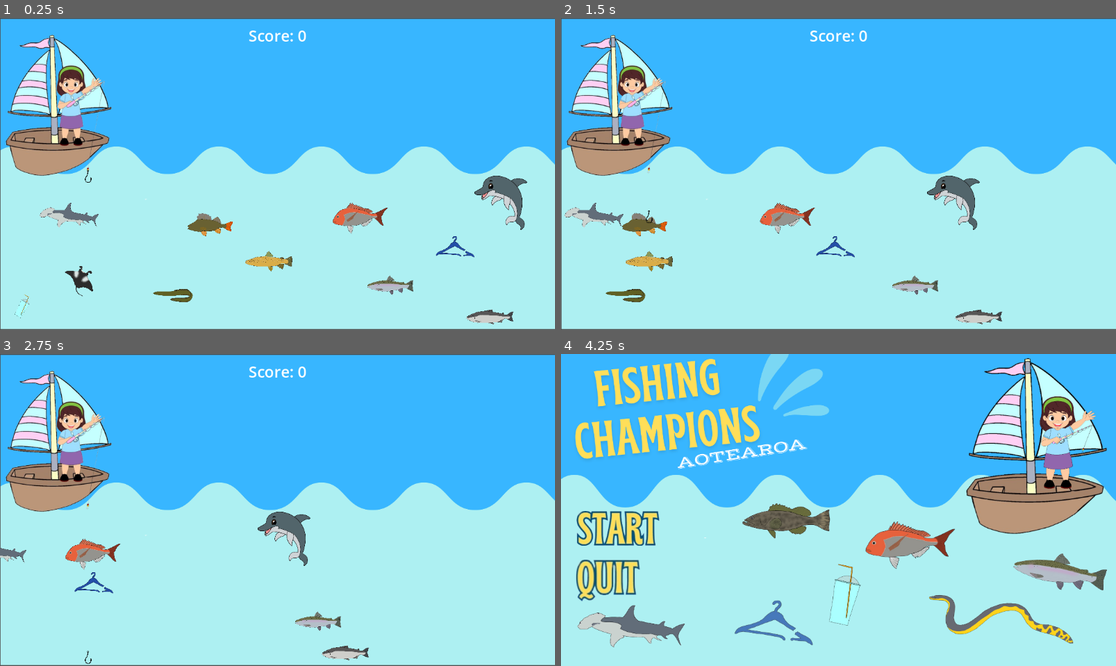
Above: before the commit, frames 1-4 (two rows, left to right).
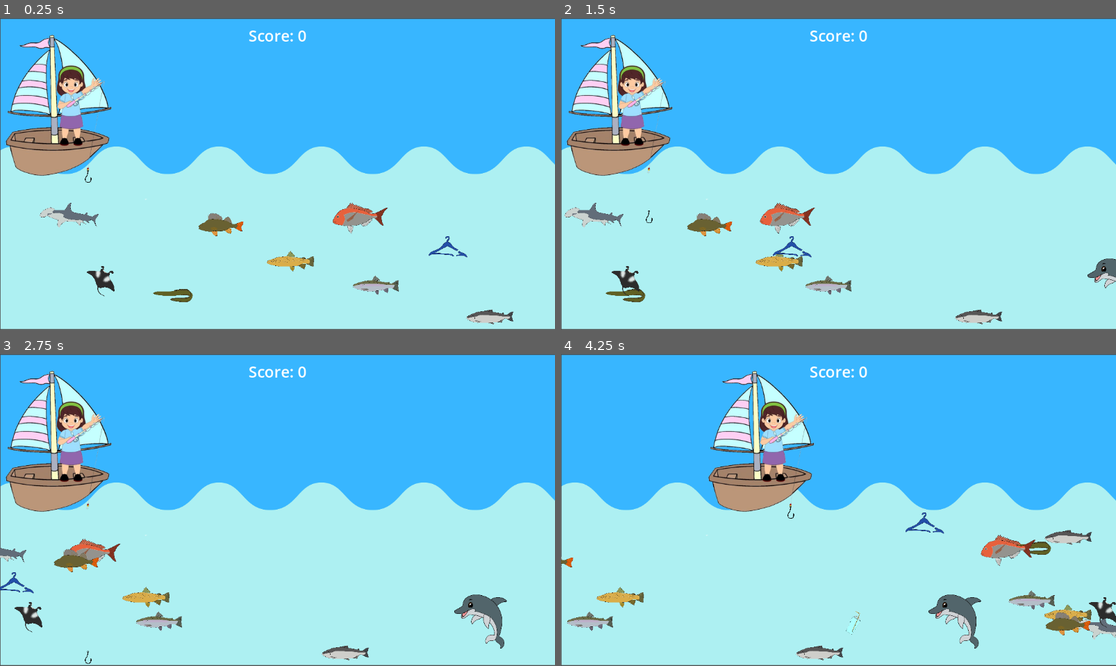
Above: after the commit, the same moments.

Repository: miss-manu/final-game
Game: Godot game, scene res://scenes/game.tscn
Same seed, same stepped clock (60 frames per second), same inputs: the game is played once before the commit and once after it.
Inputs:
- Up to frame 1 (0.25 s): no input
- Up to frame 2 (1.5 s): hold A (hook_right) 0.53-1.28 s; hold S (hook_down) from 1.28 s (still down)
- Up to frame 3 (2.75 s): release S (hook_down) at 2.03 s; hold A (hook_right) from 2.03 s (still down)
- Up to frame 4 (4.25 s): release A (hook_right) at 2.78 s; hold W (hook_up) 2.78-3.53 s; hold D (hook_left) from 3.53 s (still down)

The runs differ from the first frame. In frame 1, 2.4% of the frame differs, in the area x 2-95%, y 50-97%; in frame 2, 3.1%; in frame 3, 3.0%; in frame 4, 31%, in the area x 0-100%, y 0-100%.

Commit message:
adding list and changing music

Diff:
--- a/Mian Menu.gd
+++ b/Mian Menu.gd
@@ -14,6 +14,8 @@
 func _on_start_pressed():
 	get_tree().change_scene_to_file("res://scenes/game.tscn")
 
-
 func _on_end_pressed():
 	get_tree().quit()
+#fishlist
+func _on_texture_button_pressed():
+	get_tree().change_scene_to_file("res://scenes/list.tscn")
--- /dev/null
+++ b/scenes/end_page.tscn
@@ -0,0 +1,48 @@
+[gd_scene load_steps=7 format=3 uid="uid://b785rqd277klf"]
+
+[ext_resource type="Texture2D" uid="uid://ce1ulh66pbxhd" path="res://scripts/end game screen.jpg" id="1_ir2dc"]
+[ext_resource type="Script" path="res://scripts/end_page.gd" id="1_vdajk"]
+[ext_resource type="Texture2D" uid="uid://dwbc1rdcrn581" path="res://fishes + garbage (moving)/fishesss/Screenshot_2024-08-30_232906-removebg-preview.png" id="3_7qhyr"]
+[ext_resource type="Texture2D" uid="uid://bihegs3owytop" path="res://fishes + garbage (moving)/fishesss/Screenshot_2024-08-30_233020-removebg-preview.png" id="3_q36l7"]
+[ext_resource type="Texture2D" uid="uid://dxby58l8psyx8" path="res://fishes + garbage (moving)/fishesss/Screenshot_2024-08-30_233012-removebg-preview.png" id="4_e661e"]
+[ext_resource type="Texture2D" uid="uid://m0ic6edr0wqi" path="res://fishes + garbage (moving)/fishesss/Screenshot_2024-08-30_232915-removebg-preview.png" id="4_rxjn7"]
+
+[node name="End page" type="Node2D"]
+script = ExtResource("1_vdajk")
+
+[node name="TextureRect" type="TextureRect" parent="."]
+offset_left = -46.0
+offset_top = -126.0
+offset_right = 1143.0
+offset_bottom = 701.0
+texture = ExtResource("1_ir2dc")
+expand_mode = 2
+
+[node name="Buttonmanage" type="Control" parent="."]
+layout_mode = 3
+anchors_preset = 0
+offset_right = 40.0
+offset_bottom = 40.0
+
+[node name="restart" type="TextureButton" parent="Buttonmanage"]
+layout_mode = 0
+offset_left = 72.0
+offset_top = 255.0
+offset_right = 280.0
+offset_bottom = 354.0
+texture_normal = ExtResource("3_7qhyr")
+texture_pressed = ExtResource("4_e661e")
+texture_hover = ExtResource("4_e661e")
+
+[node name="quitgame" type="TextureButton" parent="Buttonmanage"]
+layout_mode = 0
+offset_left = 789.0
+offset_top = 255.0
+offset_right = 1080.0
+offset_bottom = 353.0
+texture_normal = ExtResource("4_rxjn7")
+texture_pressed = ExtResource("3_q36l7")
+texture_hover = ExtResource("3_q36l7")
+
+[connection signal="pressed" from="Buttonmanage/restart" to="." method="_on_restart_pressed"]
+[connection signal="pressed" from="Buttonmanage/quitgame" to="." method="_on_quitgame_pressed"]
--- a/scenes/game.tscn
+++ b/scenes/game.tscn
@@ -35,7 +35,7 @@
 autostart = true
 
 [node name="Timer" type="Timer" parent="."]
-wait_time = 5.0
+wait_time = 3.0
 autostart = true
 
 [node name="player" parent="." instance=ExtResource("3_i00pw")]
@@ -58,7 +58,6 @@
 
 [node name="shark" parent="." instance=ExtResource("8_kcn38")]
 position = Vector2(157, 407)
-speed = 1
 
 [node name="manta" parent="." instance=ExtResource("9_i8sgq")]
 position = Vector2(225, 545)
@@ -73,7 +72,7 @@
 position = Vector2(826, 560)
 
 [node name="dolphin" parent="." instance=ExtResource("14_b3eot")]
-position = Vector2(1087, 389)
+position = Vector2(1330, 561)
 
 [node name="hook" parent="." instance=ExtResource("12_ddfbj")]
 position = Vector2(183, 329)
--- /dev/null
+++ b/scenes/list.tscn
@@ -0,0 +1,25 @@
+[gd_scene load_steps=4 format=3 uid="uid://blur1vj76078s"]
+
+[ext_resource type="Script" path="res://scripts/list.gd" id="1_16hui"]
+[ext_resource type="Texture2D" uid="uid://bumg0aoob2vmb" path="res://prefabs/escape123456789 (2).png" id="2_rqn5d"]
+[ext_resource type="Texture2D" uid="uid://bja43xi2yjge0" path="res://fishes + garbage (moving)/fishesss/Screenshot_2024-08-31_005651-removebg-preview (1).png" id="3_w1kek"]
+
+[node name="List" type="Node2D"]
+script = ExtResource("1_16hui")
+
+[node name="TextureRect" type="TextureRect" parent="."]
+offset_left = -7.0
+offset_right = 1163.0
+offset_bottom = 656.0
+texture = ExtResource("2_rqn5d")
+expand_mode = 2
+
+[node name="TextureButton" type="TextureButton" parent="."]
+offset_left = -1.0
+offset_top = 595.0
+offset_right = 187.0
+offset_bottom = 719.0
+scale = Vector2(0.381769, 0.439068)
+texture_normal = ExtResource("3_w1kek")
+
+[connection signal="pressed" from="TextureButton" to="." method="_on_texture_button_pressed"]
--- a/scripts/area_2d.gd
+++ b/scripts/area_2d.gd
@@ -1,6 +1,6 @@
 extends Area2D
 
-@export var speed = 5
+@export var speed = 6
 
 # Called when the node enters the scene tree for the first time.
 func _ready():
--- a/scripts/brown_trout.gd
+++ b/scripts/brown_trout.gd
@@ -1,6 +1,6 @@
 extends Area2D
 
-@export var speed = 5
+@export var speed = 2
 signal brown_killed
 # Called when the node enters the scene tree for the first time.
 func _ready():
--- a/scripts/cup.gd
+++ b/scripts/cup.gd
@@ -1,6 +1,6 @@
 extends Area2D
 
-@export var speed = 3
+@export var speed = 8
 
 # Called when the node enters the scene tree for the first time.
 func _ready():
--- a/scripts/dolphin.gd
+++ b/scripts/dolphin.gd
@@ -2,7 +2,7 @@
 
 class_name dolphin
 
-@export var speed = 3
+@export var speed = 2
 
 # Called when the node enters the scene tree for the first time.
 func _ready():
--- /dev/null
+++ b/scripts/end_page.gd
@@ -0,0 +1,18 @@
+extends Node2D
+
+
+# Called when the node enters the scene tree for the first time.
+func _ready():
+	pass # Replace with function body.
+
+
+# Called every frame. 'delta' is the elapsed time since the previous frame.
+func _process(delta):
+	pass
+
+func _on_quitgame_pressed():
+	get_tree().quit()
+
+
+func _on_restart_pressed():
+	get_tree().change_scene_to_file("res://scenes/game.tscn")
--- a/scripts/game.gd
+++ b/scripts/game.gd
@@ -103,3 +103,6 @@
 func _on_badfish_killed():
 	score += -2
 	_update_ui()
+
+func _on_texture_button_pressed():
+	get_tree().change_scene_to_file("res://scenes/list.tscn")
--- a/scripts/hook.gd
+++ b/scripts/hook.gd
@@ -21,7 +21,6 @@
 
 
 
-
 func _on_area_entered(area):
 	if area is dolphin:
-		get_tree().change_scene_to_file("res://scripts/mian_menu.tscn")
+		get_tree().change_scene_to_file("res://scenes/end_page.tscn")
--- /dev/null
+++ b/scripts/list.gd
@@ -0,0 +1,16 @@
+extends Node2D
+
+
+# Called when the node enters the scene tree for the first time.
+func _ready():
+	pass # Replace with function body.
+
+
+# Called every frame. 'delta' is the elapsed time since the previous frame.
+func _process(delta):
+	pass
+
+
+
+func _on_texture_button_pressed():
+	get_tree().change_scene_to_file("res://scripts/mian_menu.tscn")
--- a/scripts/manta.gd
+++ b/scripts/manta.gd
@@ -1,6 +1,6 @@
 extends Area2D
 
-@export var speed = 4
+@export var speed = 1
 signal manta_killed
 
 # Called when the node enters the scene tree for the first time.
--- a/scripts/mian_menu.tscn
+++ b/scripts/mian_menu.tscn
@@ -6,14 +6,18 @@
 [ext_resource type="Texture2D" uid="uid://4od5pdrlwjt0" path="res://prefabs/try this final.png" id="4_uq60h"]
 [ext_resource type="Texture2D" uid="uid://bg0f4obym7q68" path="res://prefabs/try this 80.png" id="5_ypfva"]
 [ext_resource type="Texture2D" uid="uid://cvgxxthwk55qy" path="res://prefabs/final .png" id="6_trfqi"]
-[ext_resource type="AudioStream" uid="uid://ejpgoqsu6mp3" path="res://prefabs/Ke ha - TiK ToK (Official HD Video) (2).wav" id="7_21t1e"]
+[ext_resource type="AudioStream" uid="uid://cahgcm4qwhlwt" path="res://prefabs/VINTAGE SURF Music  [music no copyright] Surf Music Instrumental  Surf Compilation-[AudioTrimmer.com]-[AudioTrimmer.com].wav" id="7_eqyoi"]
+[ext_resource type="Texture2D" uid="uid://bxcg3ntfkam0b" path="res://fishes + garbage (moving)/fishesss/Screenshot_2024-08-31_011413-removebg-preview.png" id="8_x4xkn"]
+[ext_resource type="Texture2D" uid="uid://r1vnuc5j1c3j" path="res://fishes + garbage (moving)/fishesss/Screenshot_2024-08-31_012515-removebg-preview (1).png" id="9_g15a5"]
 
 [node name="Mian Menu" type="Node2D"]
 script = ExtResource("1_8ykxk")
 
 [node name="TextureRect" type="TextureRect" parent="."]
-offset_right = 1154.0
-offset_bottom = 766.0
+offset_left = -6.0
+offset_top = -6.0
+offset_right = 1182.0
+offset_bottom = 800.0
 texture = ExtResource("2_iea7c")
 expand_mode = 2
 
@@ -44,8 +48,24 @@
 texture_hover = ExtResource("6_trfqi")
 
 [node name="AudioStreamPlayer2D" type="AudioStreamPlayer2D" parent="."]
-stream = ExtResource("7_21t1e")
+stream = ExtResource("7_eqyoi")
 autoplay = true
+
+[node name="TextureButton" type="TextureButton" parent="."]
+offset_left = 644.0
+offset_top = 12.0
+offset_right = 708.0
+offset_bottom = 45.0
+scale = Vector2(3.04664, 2.46645)
+
+[node name="Screenshot2024-08-31011413-removebg-preview" type="Sprite2D" parent="."]
+position = Vector2(735, 54)
+texture = ExtResource("8_x4xkn")
+
+[node name="Screenshot2024-08-31012515-removebg-preview(1)" type="Sprite2D" parent="."]
+position = Vector2(735, 181)
+texture = ExtResource("9_g15a5")
 
 [connection signal="pressed" from="Button_manager/start" to="." method="_on_start_pressed"]
 [connection signal="pressed" from="Button_manager/end" to="." method="_on_end_pressed"]
+[connection signal="pressed" from="TextureButton" to="." method="_on_texture_button_pressed"]
--- a/scripts/perch.gd
+++ b/scripts/perch.gd
@@ -1,6 +1,6 @@
 extends Area2D
 
-@export var speed = 3.5
+@export var speed = 2
 signal perch_killed
 
 # Called when the node enters the scene tree for the first time.
--- a/scripts/rainbow_trout.gd
+++ b/scripts/rainbow_trout.gd
@@ -1,7 +1,7 @@
 extends Area2D
 
 
-@export var speed = 1
+@export var speed = 3
 signal rainbow_killed
 
 # Called when the node enters the scene tree for the first time.
--- a/scripts/shark.gd
+++ b/scripts/shark.gd
@@ -1,7 +1,7 @@
 extends Area2D
 
 var being_dragged = false
-@export var speed = 4
+@export var speed = 1
 signal shark_killed
 
 
Binary file added: fishes + garbage (moving)/Screenshot_2024-08-30_232906-removebg-preview.png
Not shown, added: fishes + garbage (moving)/Screenshot_2024-08-30_232906-removebg-preview.png.import
Binary file added: fishes + garbage (moving)/fishesss/Screenshot_2024-08-30_232906-removebg-preview.png
Not shown, added: fishes + garbage (moving)/fishesss/Screenshot_2024-08-30_232906-removebg-preview.png.import
Binary file added: fishes + garbage (moving)/fishesss/Screenshot_2024-08-30_232915-removebg-preview.png
Not shown, added: fishes + garbage (moving)/fishesss/Screenshot_2024-08-30_232915-removebg-preview.png.import
Binary file added: fishes + garbage (moving)/fishesss/Screenshot_2024-08-30_233012-removebg-preview.png
Not shown, added: fishes + garbage (moving)/fishesss/Screenshot_2024-08-30_233012-removebg-preview.png.import
Binary file added: fishes + garbage (moving)/fishesss/Screenshot_2024-08-30_233020-removebg-preview.png
Not shown, added: fishes + garbage (moving)/fishesss/Screenshot_2024-08-30_233020-removebg-preview.png.import
Binary file added: fishes + garbage (moving)/fishesss/Screenshot_2024-08-31_000012-removebg-preview.png
Not shown, added: fishes + garbage (moving)/fishesss/Screenshot_2024-08-31_000012-removebg-preview.png.import
(and 41 more such lines)
